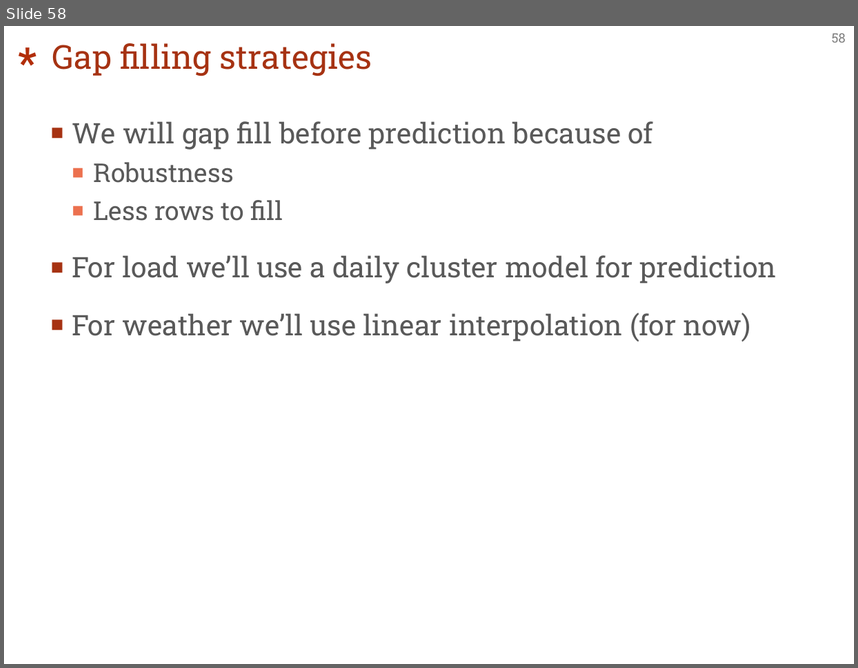
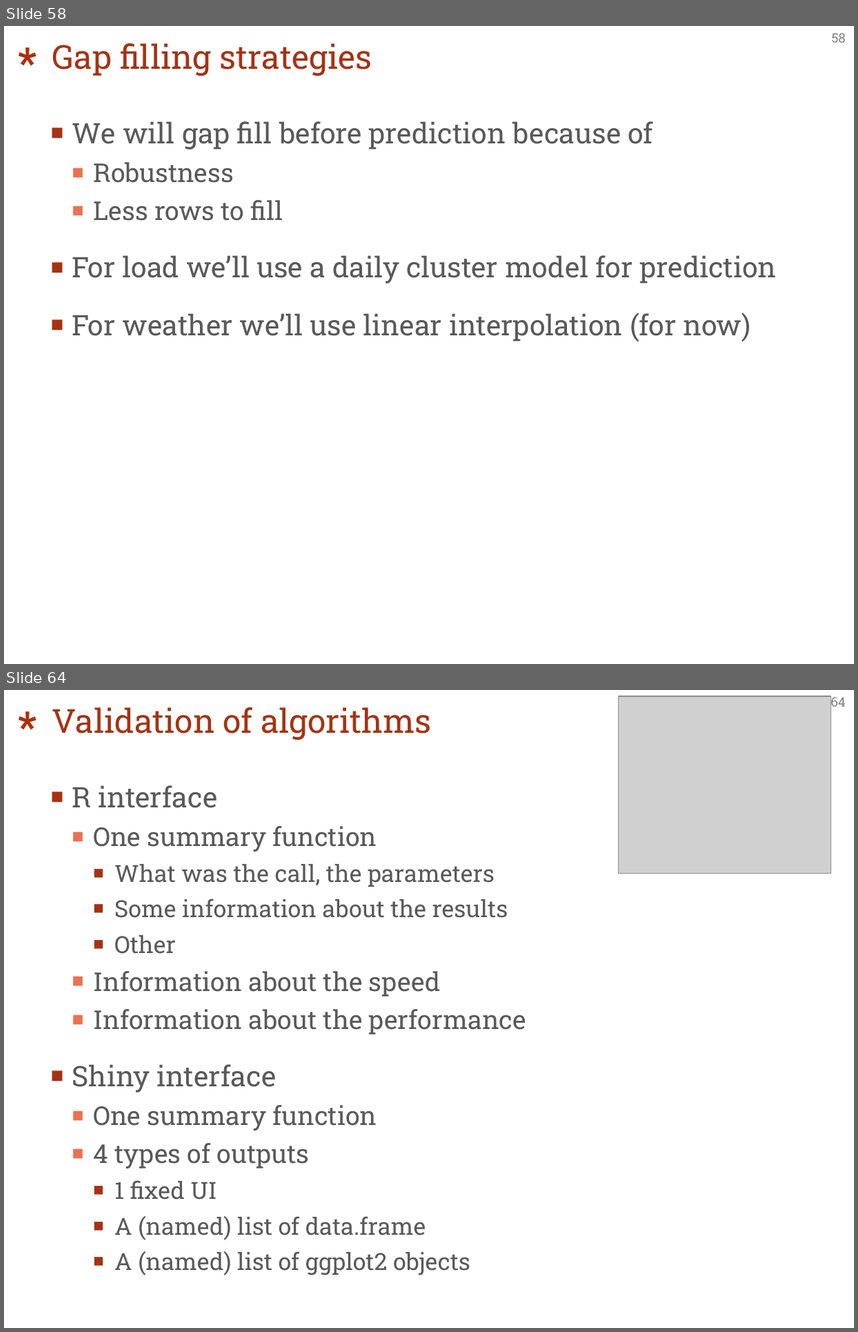
Before and after one commit to EBlonkowski/tshandy, a slide deck: architecture/architecture.pptx. Shown one above the other, each under a label of ours: slide 58 before the commit, slides 58 and 64 after it; the slides between them are not shown. The pictures are 858x668 and 858x1332 pixels, drawn with LibreOffice and Linux fonts; fonts in the diff are those of the drawing; grey boxes stand for pictures. Boxes give left, top, right and bottom in pixels: in the first picture for what was removed or moved away, otherwise in the second. Text is boxed around its words. In the diff, an @@ line names an element or a change of style, - is before the commit and + after.

Commit message:
More detailed algorithm metrics
Algorithm meta can now support a list of tables and a list of graphs for
algorithms that need to store and display more complex performance
metrics.

```diff
--- a/architecture/architecture.pptx
+++ b/architecture/architecture.pptx
@@ slide 64 added at box(4, 690, 854, 1328), background #FFFFFF; not listed: 2 template elements that a slide beside it also shows @@
@@ title added at box(52, 707, 431, 740), 28 pt, text #A63212 @@
+Validation of algorithms
@@ picture added at box(619, 696, 831, 873) @@
@@ text added at box(72, 785, 526, 1275), 20 pt, text #595959 @@
+■ R interface
+  ■ One summary function
+    ■ What was the call, the parameters
+    ■ Some information about the results
+    ■ Other
+  ■ Information about the speed
+  ■ Information about the performance
+■ Shiny interface
+  ■ One summary function
+  ■ 4 types of outputs
+    ■ 1 fixed UI
+    ■ A (named) list of data.frame
+    ■ A (named) list of ggplot2 objects
```
Also in this commit, not shown: 13 other slides added, 5 other files.
